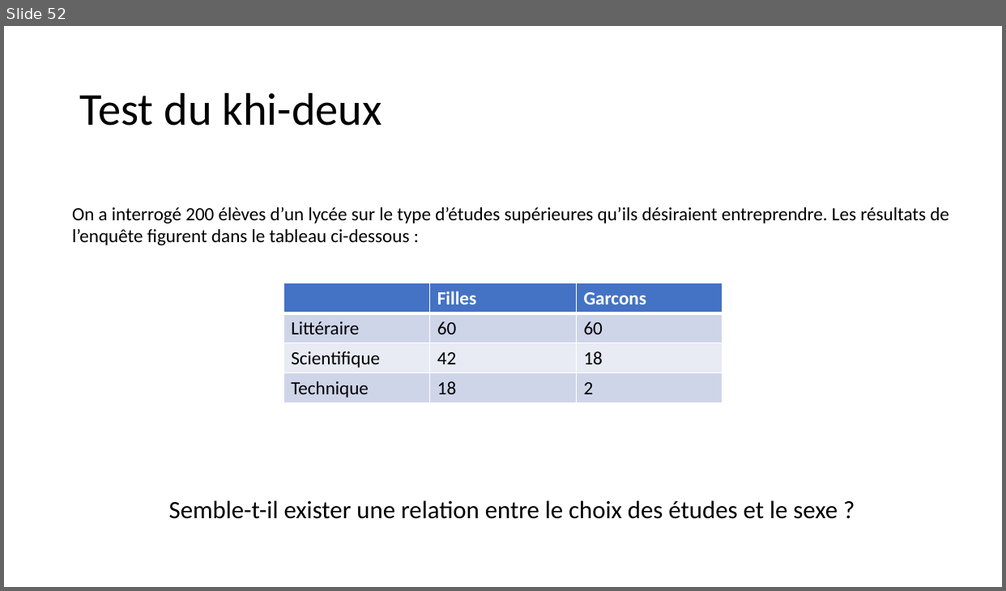
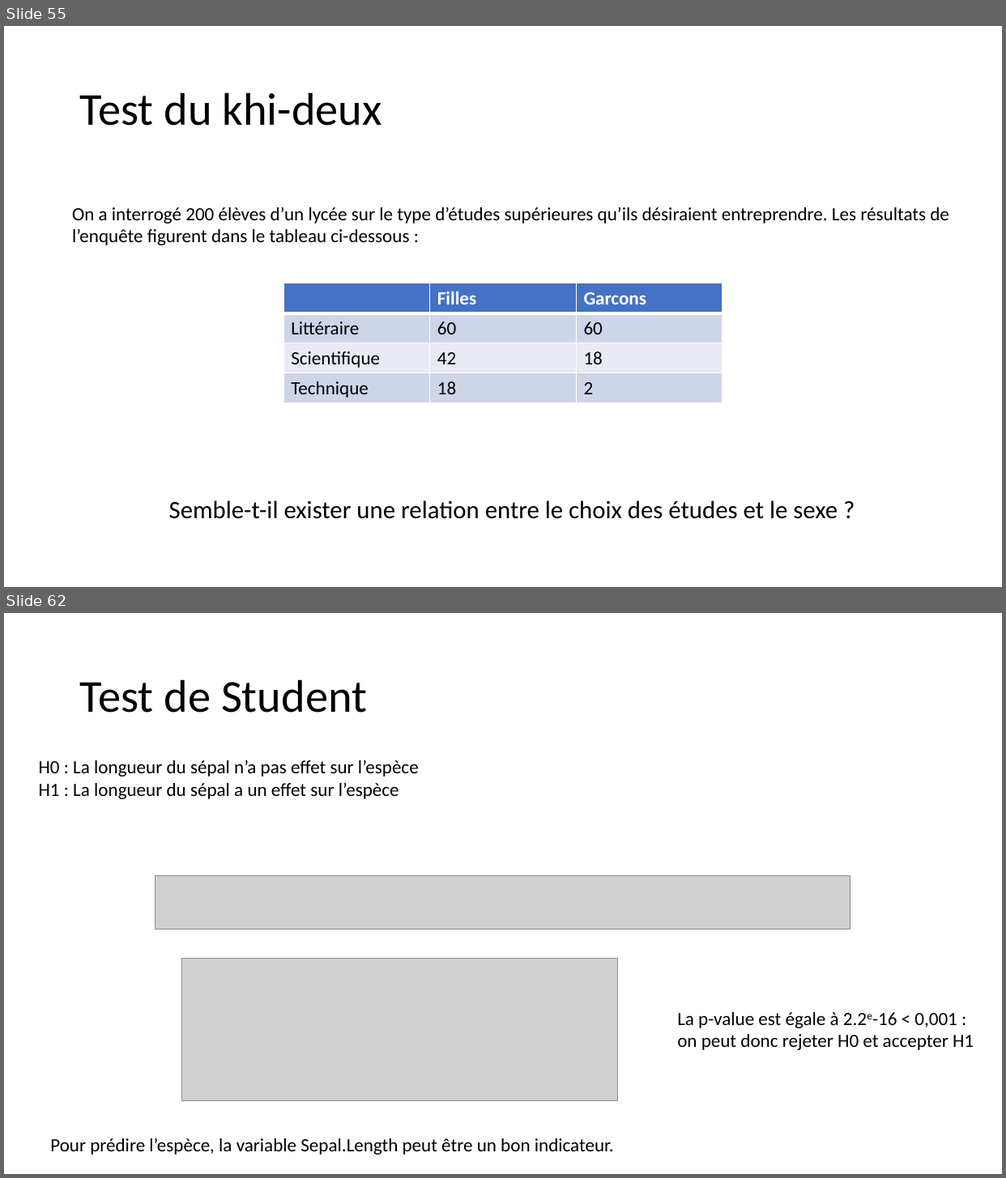
Before and after one commit to Arkantick/Enseignement_EPSI_LangageR, a slide deck: EPSI/Langage R/Statistiques Descriptives/Statistiques_Descriptives_R_Cours.pptx. Shown one above the other, each under a label of ours: slide 52 before the commit, slides 55 and 62 after it; the slides between them are not shown. The pictures are 1006x591 and 1006x1178 pixels, drawn with LibreOffice and Linux fonts; fonts in the diff are those of the drawing; grey boxes stand for pictures. Boxes give left, top, right and bottom in pixels: in the first picture for what was removed or moved away, otherwise in the second. Text is boxed around its words. In the diff, an @@ line names an element or a change of style, - is before the commit and + after.

```diff
--- a/EPSI/Langage R/Statistiques Descriptives/Statistiques_Descriptives_R_Cours.pptx
+++ b/EPSI/Langage R/Statistiques Descriptives/Statistiques_Descriptives_R_Cours.pptx
@@ slide 62 added at (4,613,1002,1174), background #FFFFFF @@
@@ title added at (80,679,367,713), 44 pt, text #000000 @@
+Test de Student
@@ text added at (39,760,419,799), 18 pt, text #000000 @@
+H0 : La longueur du sépal n’a pas effet sur l’espèce
+H1 : La longueur du sépal a un effet sur l’espèce
@@ picture added at (155,876,850,930) @@
@@ picture added at (182,958,618,1101) @@
@@ text added at (677,1012,974,1050), 18 pt, text #000000 @@
+La p-value est égale à 2.2e-16 < 0,001 : on peut donc rejeter H0 et accepter H1
@@ text added at (50,1139,614,1155), 18 pt, text #000000 @@
+Pour prédire l’espèce, la variable Sepal.Length peut être un bon indicateur.
@@ what was slide 52 is now slide 55 @@
```
Also in this commit, not shown: 8 slides changed, 6 other slides added, 2 slides removed, 1 other file.
